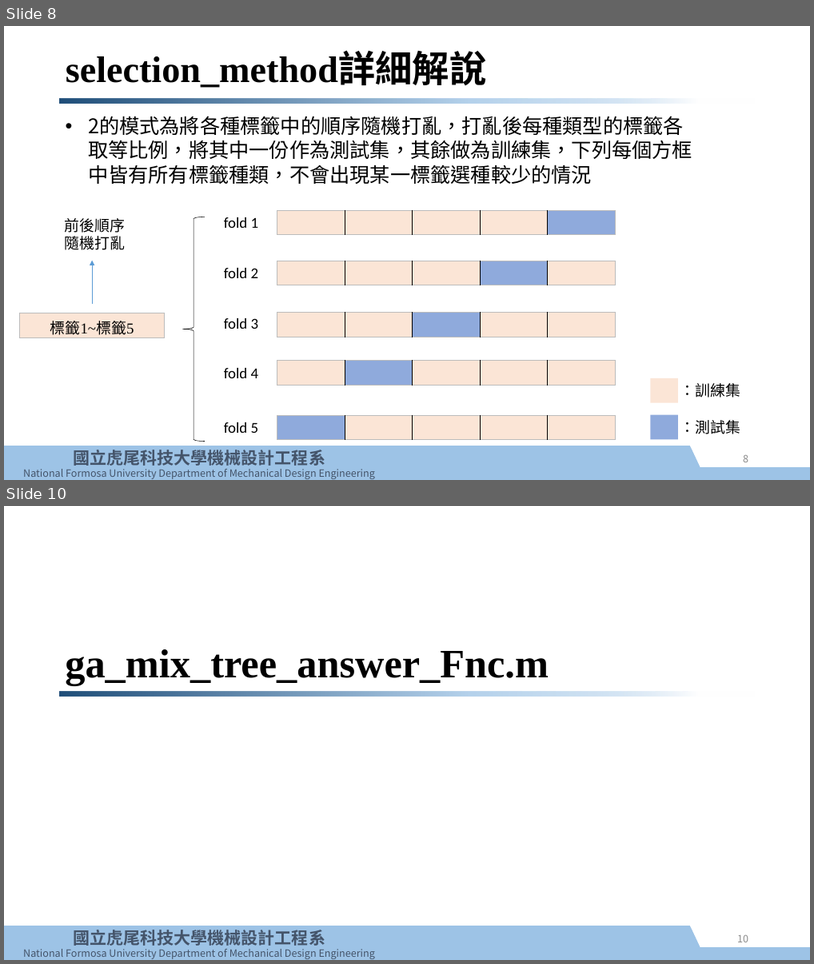
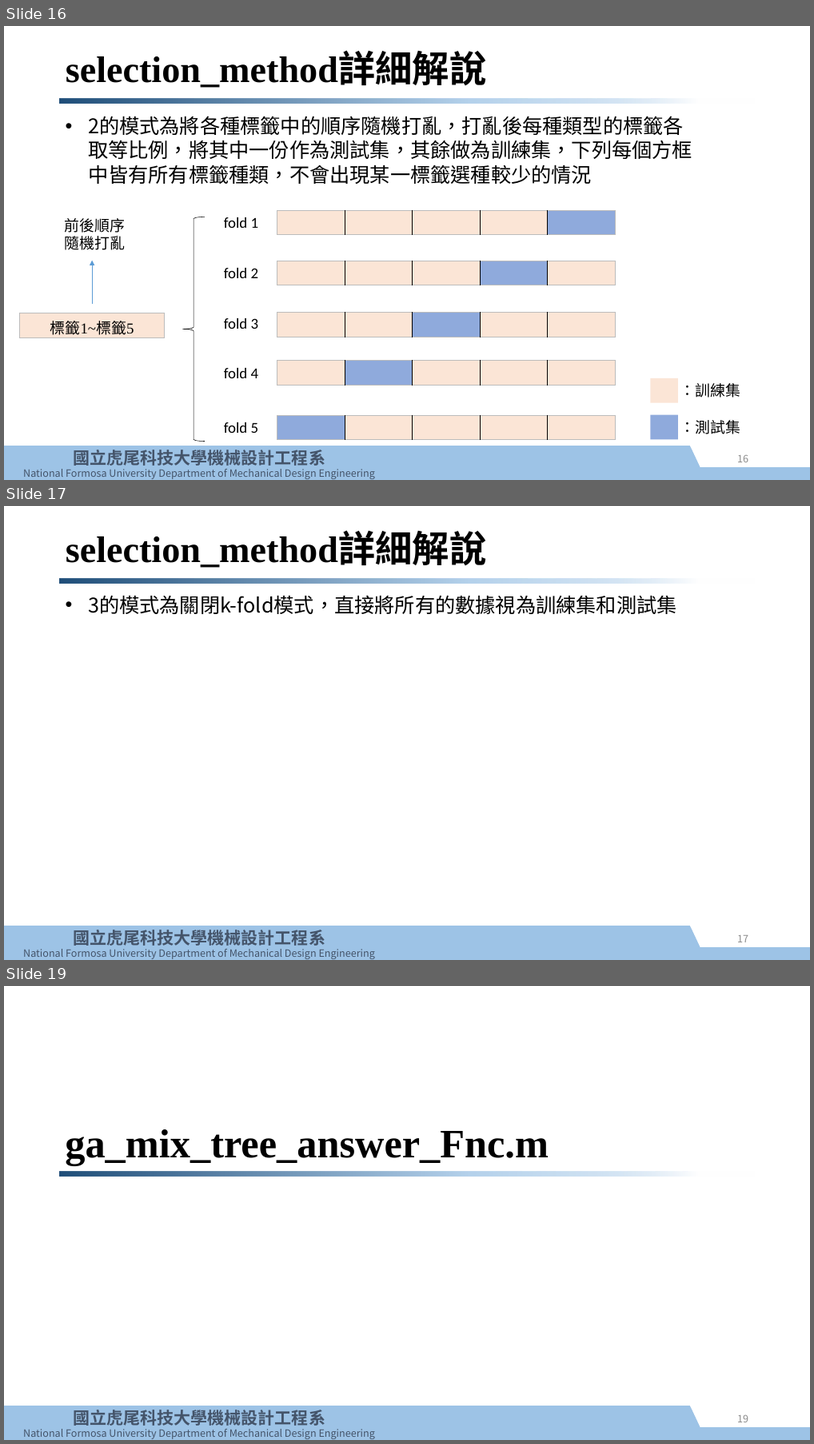
Before and after one commit to e970230/test, a slide deck: GA_RF/基因演算法控制隨機森林使用說明.pptx. Shown one above the other, each under a label of ours: slides 8 and 10 before the commit, slides 16, 17 and 19 after it; the slides between them are not shown. The pictures are 814x964 and 814x1444 pixels, drawn with LibreOffice and Linux fonts; fonts in the diff are those of the drawing; background and template pictures are left out. Boxes give left, top, right and bottom in pixels: in the first picture for what was removed or moved away, otherwise in the second. Text is boxed around its words. In the diff, an @@ line names an element or a change of style, - is before the commit and + after.

```diff
--- a/GA_RF/基因演算法控制隨機森林使用說明.pptx
+++ b/GA_RF/基因演算法控制隨機森林使用說明.pptx
@@ slide 17 added at (4, 506, 810, 960), background #FFFFFF; not listed: 5 template elements that a slide beside it also shows @@
@@ title added at (66, 533, 486, 568), 44 pt, text #000000, bold @@
+selection_method詳細解說
@@ text added at (88, 595, 678, 614), 24 pt, text #000000 @@
+• 3的模式為關閉k-fold模式，直接將所有的數據視為訓練集和測試集
@@ page number added at (738, 935, 749, 942), 12 pt, text #8C8C8C @@
+17
@@ what was slide 8 is now slide 16 @@
@@ page number at (738, 455, 749, 462): text changed @@
-8
+16
@@ what was slide 10 is now slide 19 @@
```
Also in this commit, not shown: 7 slides changed, 7 other slides added, 4 slides removed.
